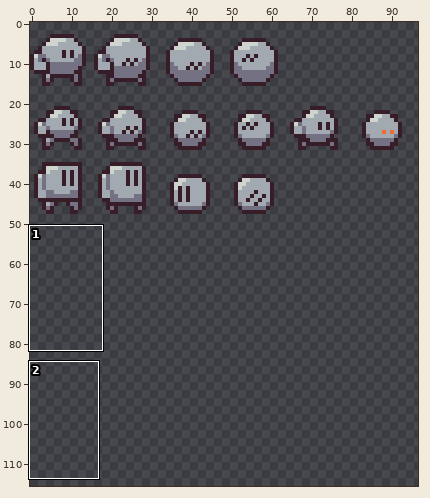
Two states of a pixel-art file, assets/robotsheet.ase. The first picture is a wide view before the edit; the outline marks the close-up.
Close-up. First the earlier version:
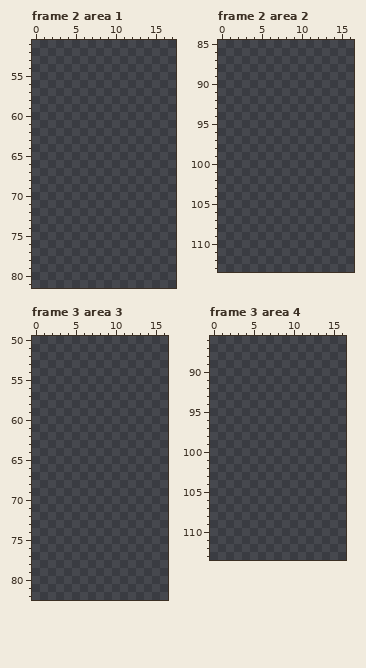
128x256 pixels, 5 frames. Shown: frame 2 area 1: x 0..17, y 51..81; frame 2 area 2: x 0..16, y 85..113; frame 3 area 3: x 0..16, y 50..82; frame 3 area 4: x 0..16, y 86..113. The wide view leaves out empty margins. The commit also changed other frames or places, which this record leaves out.
New version:
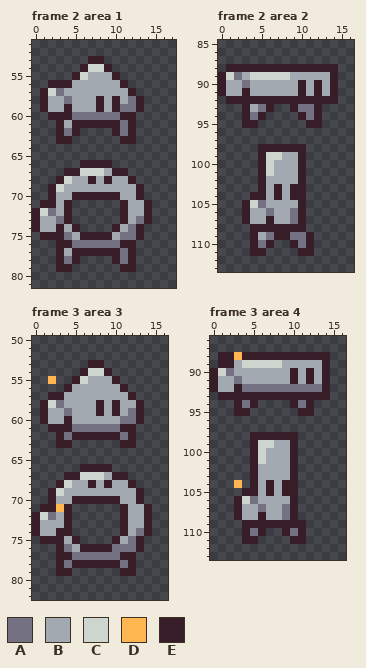
Palette (. is transparent): A #747182  B #a2a9b1  C #ced5ce  D #ffb550  E #371d28
The exact change:
layer "Layer 2" added
Changed rows in their new state; - is an unchanged pixel.
Frame 2 area 1, layer "Layer 1":
first column x 0:
53 -------EE------
54 ------ECCE-----
55 -----ECBBBE----
56 --EEEBBBBBBE---
57 -ECABBBBBBBBE--
58 -EBBABBBEBEBAE-
59 -EBBEBBBEBEAAE-
60 --EEEAAAAAAEE--
61 ---EBEEEEEEAE--
62 ---EAE----EAE--
63 ---EE------EE--
66 ------EEEE-----
67 ----EECCCBEE---
68 ---ECBBEBEBBE--
69 --ECBBBBBBBBBE-
70 --EBBEEEEEEBBE-
71 -EEBE------EBBE
72 ECABE------EBBE
73 EBBAE------EBAE
74 EBBEBE----EBAE-
75 -EEEABEEEEBAAE-
76 ---EEAAAAAAEE--
77 ---EBEEEEEEAE--
78 ---EAE----EAE--
79 ---EE------EE--
Frame 2 area 2, layer "Layer 1":
first column x 0:
 88 -EEEEEEEEEEEEEE
 89 ECABCCCCCBBBBBE
 90 EBBABBBBBBEBEBE
 91 EBBEBBBBBBEBEBE
 92 -EEEEEEEEEEEEEE
 93 ---EBAE--EAAE--
 94 ---EAE----EAE--
 95 ---EE------EE--
 98 -----EEEEEE----
 99 -----ECCBBE----
100 -----ECBBBE----
101 -----ECBBBE----
102 -----EBBBBE----
103 -----EBEBEE----
104 ----EEBEBEE----
105 ---ECABBBBE----
106 ---EBBABBAE----
107 ---EBBEBBAE----
108 ----EEEEEEE----
109 ----EBAEEAAE---
110 ----EAE--EAE---
111 ----EE----EE---
Frame 3 area 3, layers "Layer 2", "Layer 1":
first column x 0:
53 -------EE------
54 ------ECCE-----
55 --D--ECBBBE----
56 ----EBBBBBBE---
57 --EEBBBBBBBBE--
58 -ECABBBBEBEBBE-
59 -EBBABBBEBEBAE-
60 -EBBEBBBBBBAAE-
61 --EEEAAAAAAEE--
62 ---EAEEEEEEAE--
63 ---EE------EE--
66 ------EEEE-----
67 ----EECCCBEE---
68 ---ECBBEBEBBE--
69 --ECBBBBBBBBBE-
70 --EBBEEEEEEBBE-
71 -EEDE------EBBE
72 ECABE------EBBE
73 EBBBE------EBBE
74 EBBEE------EBAE
75 -EEEBE----EBAE-
76 ---EABEEEEAAAE-
77 ---EEAAAAAAEE--
78 ---EAEEEEEEAE--
79 ---EE------EE--
Frame 3 area 4, layers "Layer 2", "Layer 1":
first column x 0:
 88 -EEDEEEEEEEEEEE
 89 -EEBCCCCCBBBBBE
 90 ECABBBBBBBEBEBE
 91 EBBABBBBBBEBEBE
 92 EBBEAAAAAAAAAAE
 93 -EEEEEEEEEEEEEE
 94 ---EAE----EAE--
 95 ---EE------EE--
 98 -----EEEEEE----
 99 -----ECCBBE----
100 -----ECBBBE----
101 -----ECBBBE----
102 -----EBBBBE----
103 -----EBBBBE----
104 ---D-EBEBEE----
105 ----EEBEBEE----
106 ---ECABBBBE----
107 ---EBBABBAE----
108 ---EBBEBBAE----
109 ----EEEEEEEE---
110 ----EAE--EAE---
111 ----EE----EE---
Where, in picture pixels (left, top, right, bottom), the same in both close-ups:
added: (32, 56, 152, 272)
added: (218, 64, 338, 256)
added: (32, 360, 152, 576)
added: (210, 352, 330, 544)
